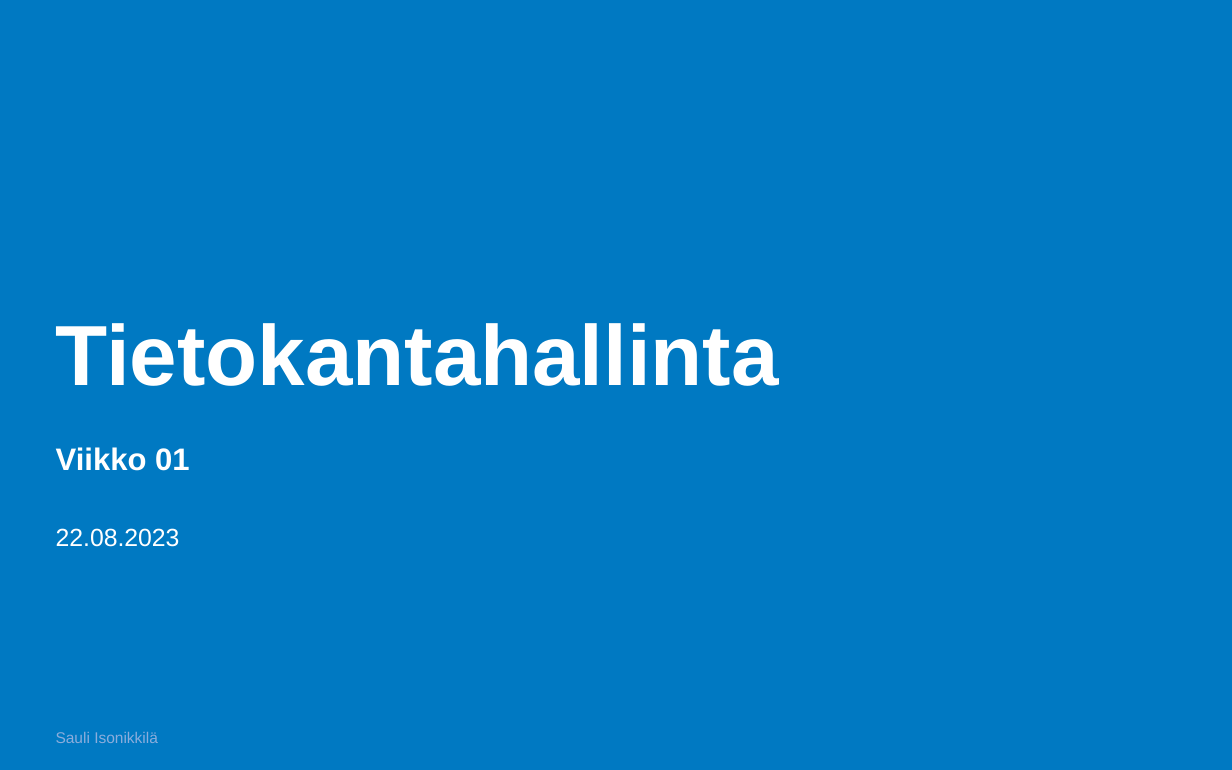
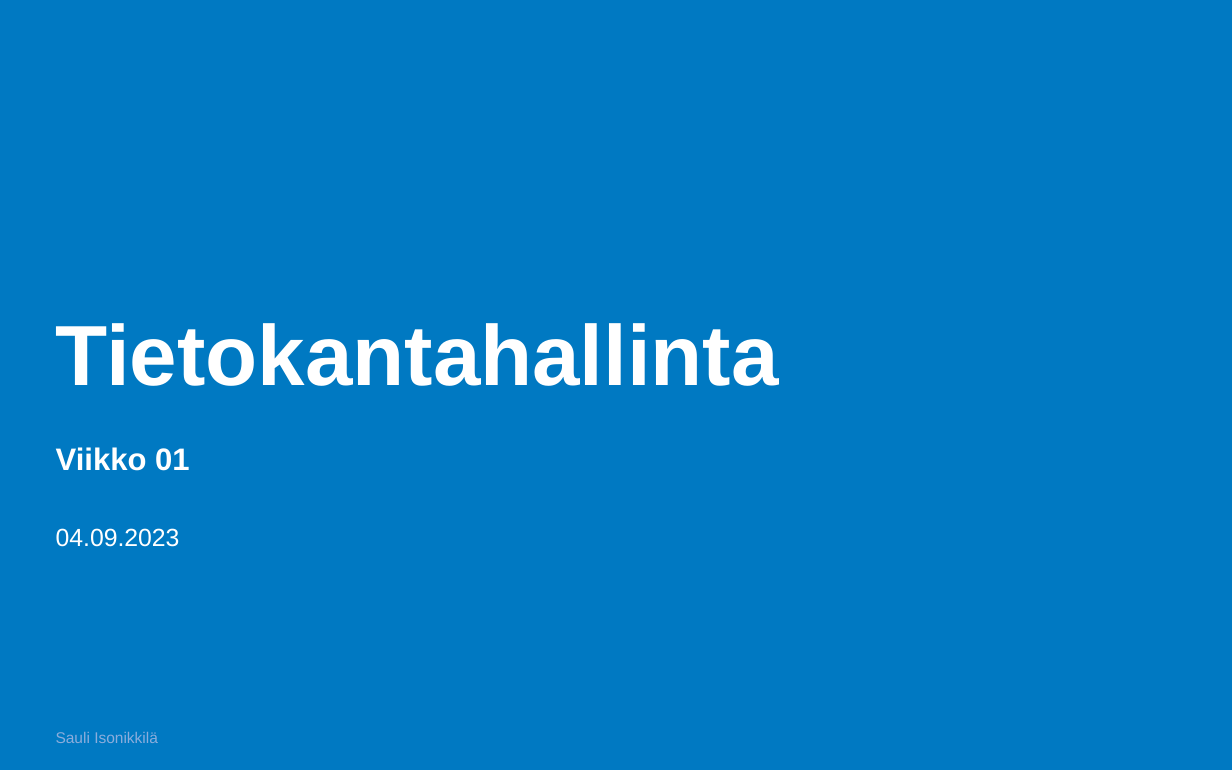
Before and after one commit to Tietokantahallinta/Tietokantahallinta.github.io, a slide deck: slide 1 of luennot/viikko01/Luentokalvot_01.odp. Drawn at 1232x770 pixels with LibreOffice and Linux fonts; fonts in the diff are those of the drawing; background and template pictures are left out. Boxes give left, top, right and bottom in pixels: in the first picture for what was removed or moved away, otherwise in the second. Text is boxed around its words. In the diff, an @@ line names an element or a change of style, - is before the commit and + after.

```diff
--- a/luennot/viikko01/Luentokalvot_01.odp
+++ b/luennot/viikko01/Luentokalvot_01.odp
@@ text at [56, 528, 180, 547]: text changed @@
-22.08.2023
+04.09.2023
```
Also in this commit, not shown: 1 other slide changed, 2 other files.
